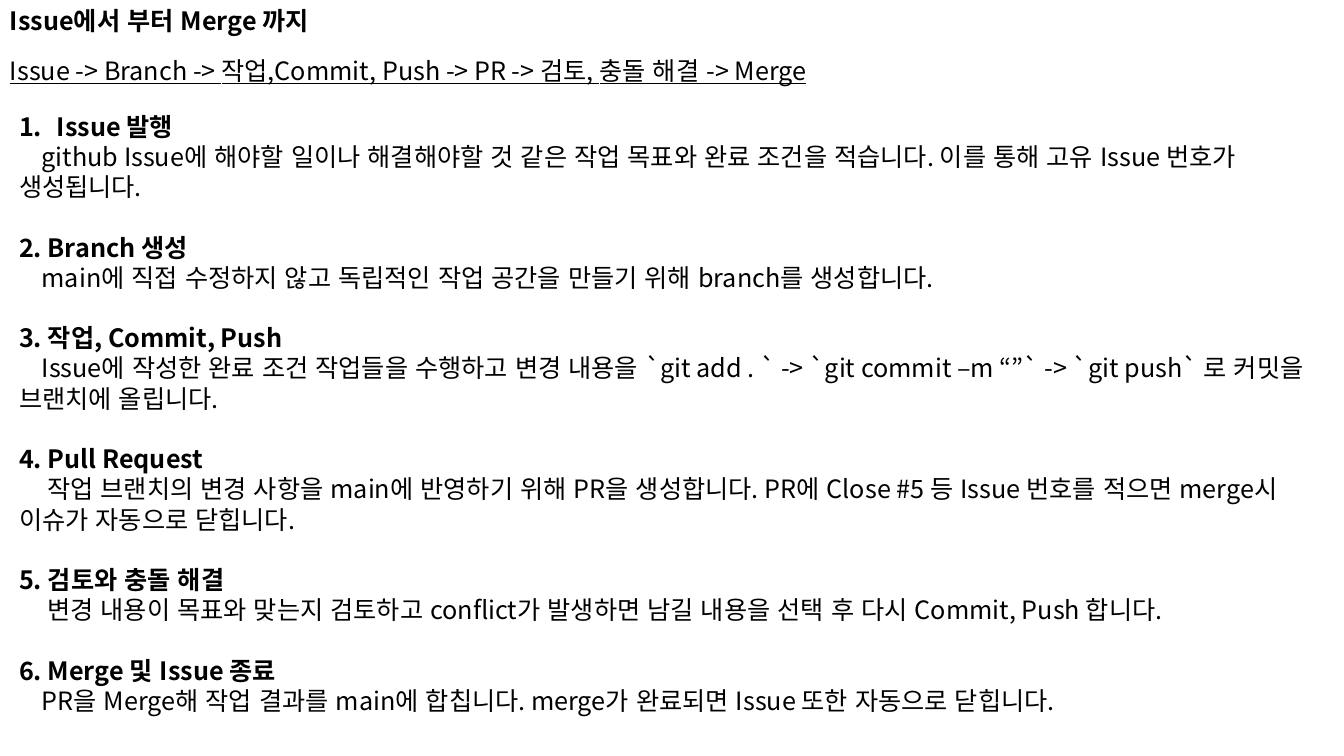
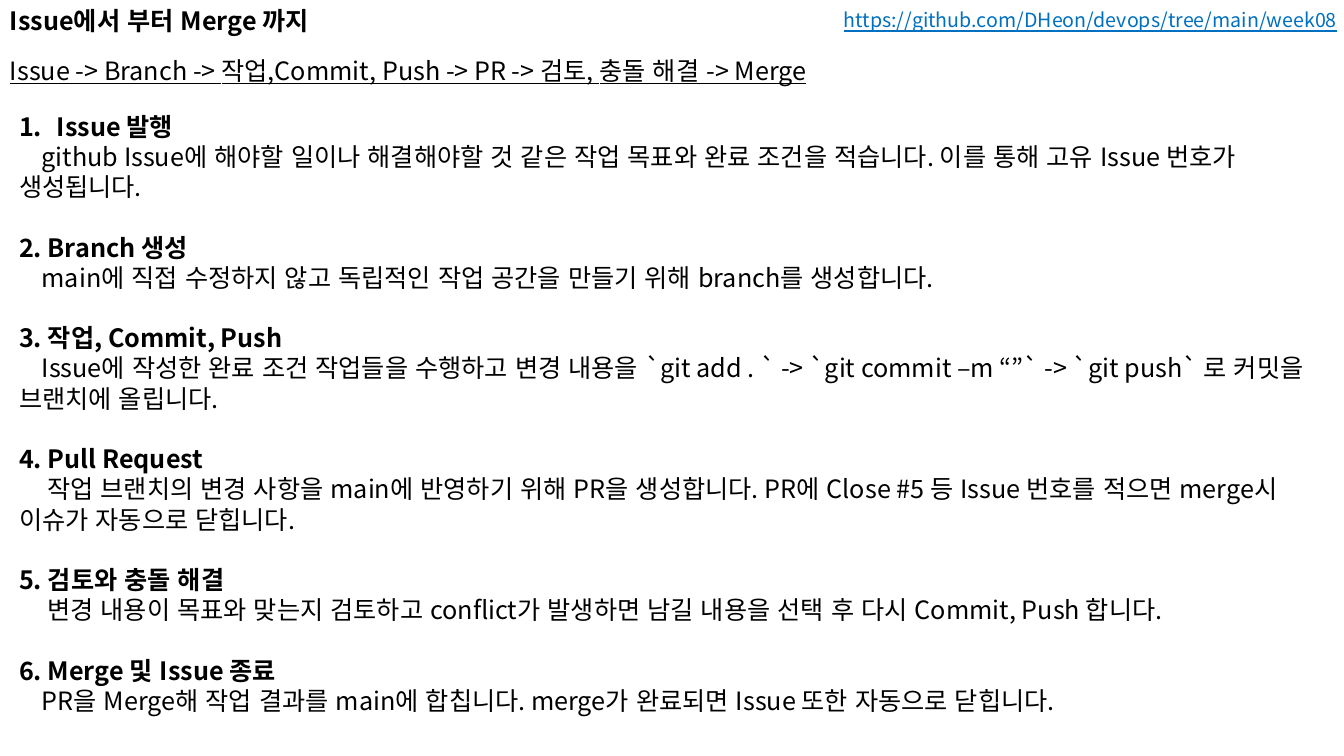
Before and after one commit to DHeon/devops, a slide deck: slide 1 of week08/Issue_Merge.pptx. Drawn at 1344x756 pixels with LibreOffice and Linux fonts; fonts in the diff are those of the drawing. Boxes give left, top, right and bottom in pixels: in the first picture for what was removed or moved away, otherwise in the second. Text is boxed around its words. In the diff, an @@ line names an element or a change of style, - is before the commit and + after.

Commit message:
week08

```diff
--- a/week08/Issue_Merge.pptx
+++ b/week08/Issue_Merge.pptx
@@ text added at <box>844,11,1337,32</box>, 14 pt, text #0070C0, underline @@
+https://github.com/DHeon/devops/tree/main/week08
```
Also in this commit, not shown: 1 other file.
